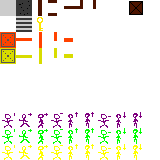
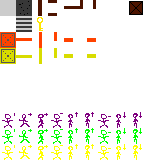
Revision of a layered 160 x 160 image; what changed, layer by layer:
painted on "Background" over [87, 38, 96, 58]
